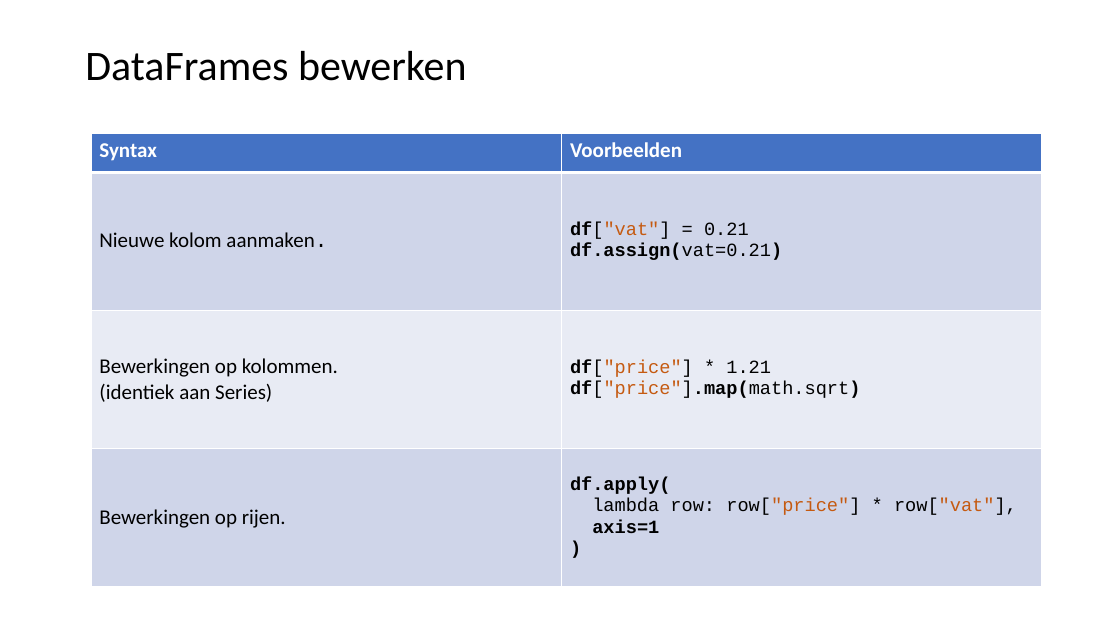
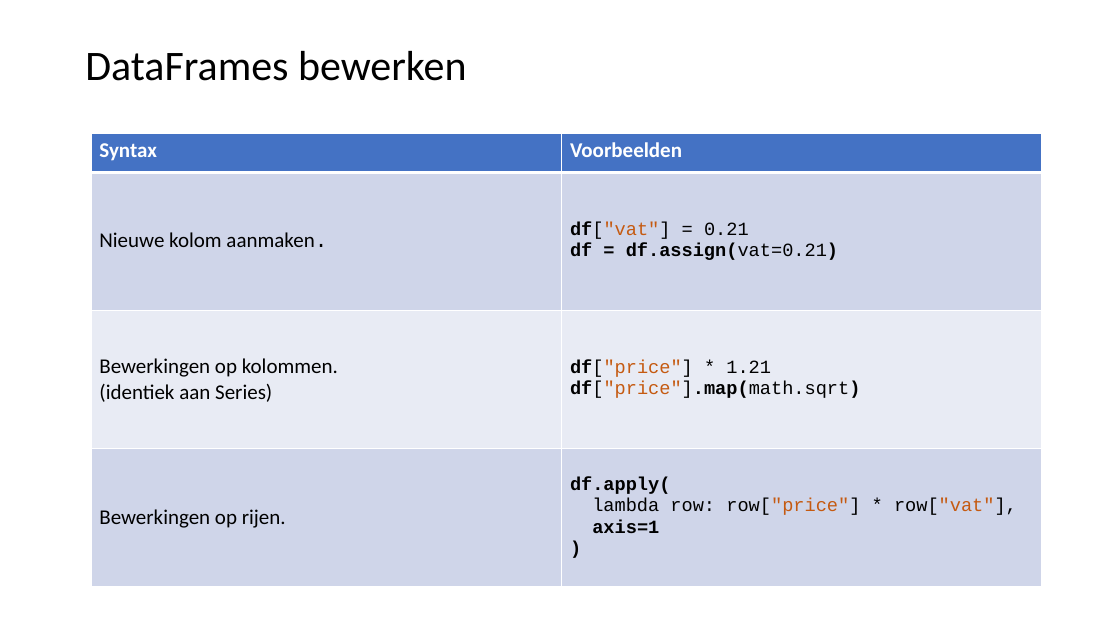
Before and after one commit to LFKoning/knowledge-sharing, a slide deck: slide 12 of python_course/3_pandas_plotting/python_cursus_3.pptx. Drawn at 1120x630 pixels with LibreOffice and Linux fonts; fonts in the diff are those of the drawing. Boxes give left, top, right and bottom in pixels: in the first picture for what was removed or moved away, otherwise in the second. Text is boxed around its words. In the diff, an @@ line names an element or a change of style, - is before the commit and + after.

```diff
--- a/python_course/3_pandas_plotting/python_cursus_3.pptx
+++ b/python_course/3_pandas_plotting/python_cursus_3.pptx
@@ table at (x1=91, y1=134, x2=1041, y2=587) @@
@@ row 2, column 2: "df["vat"] = 0.21 / df.assign(vat=0.21)" to "df["vat"] = 0.21 / df = df.assign(vat=0.21)" @@
```
Also in this commit, not shown: 5 other files.
